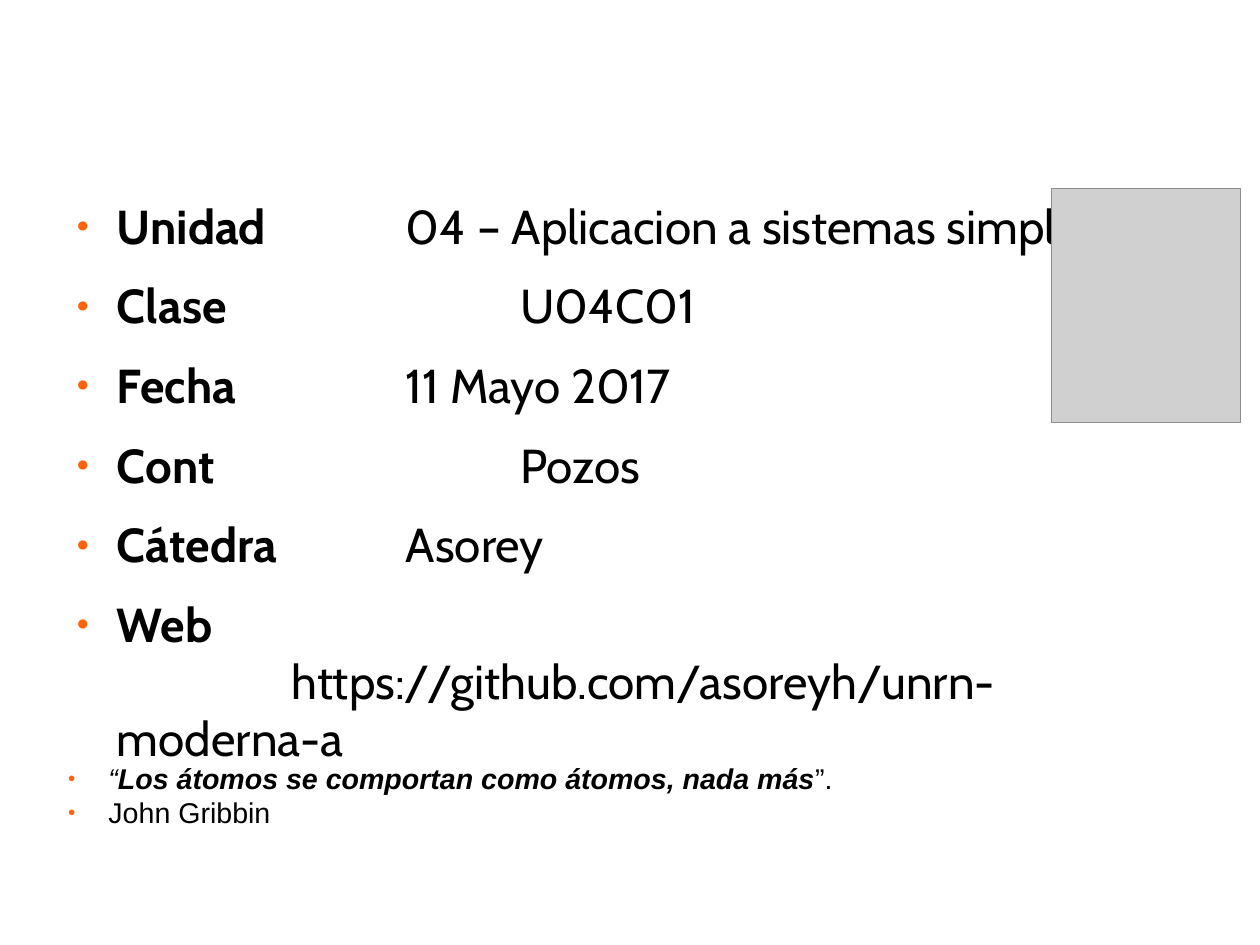
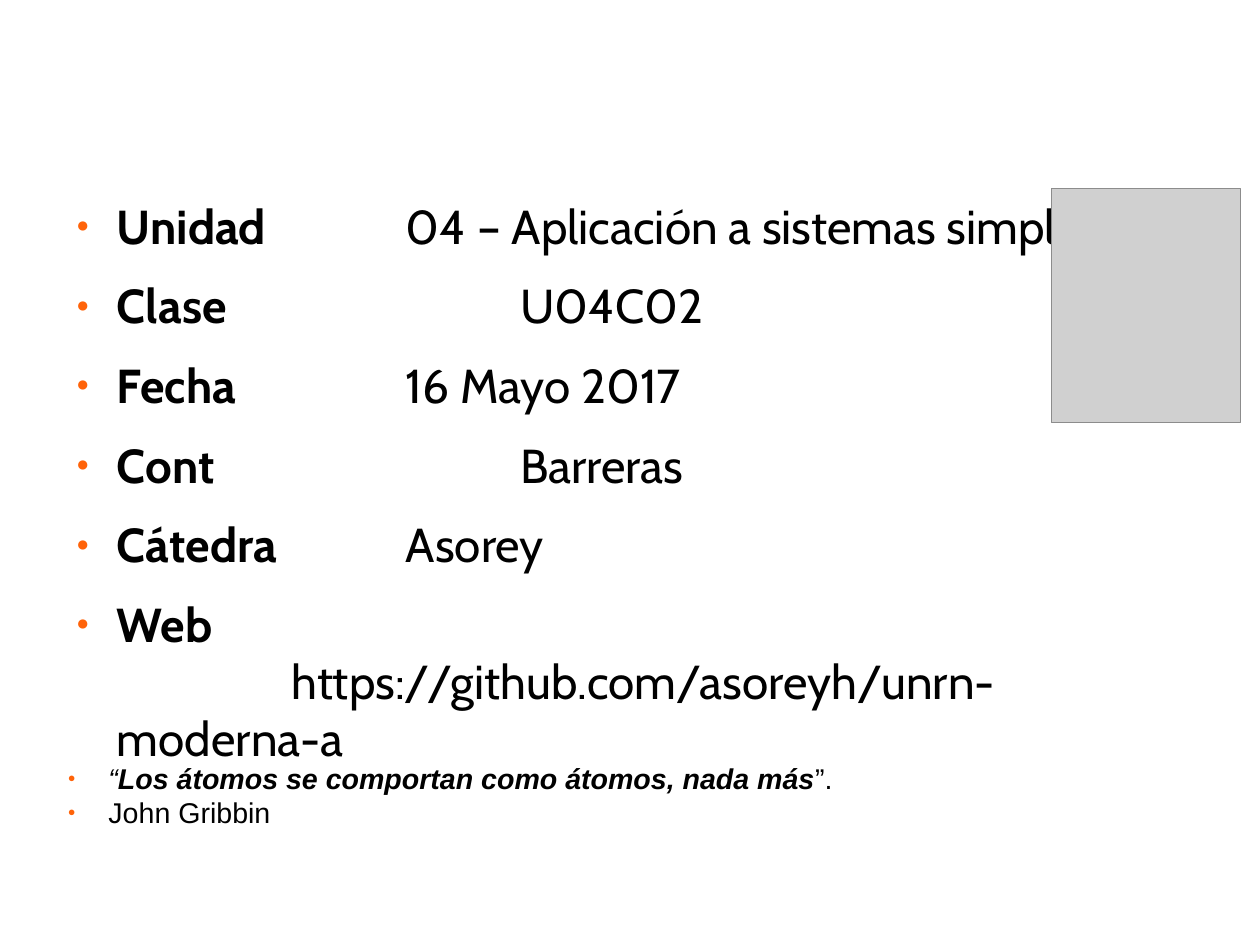
Before and after one commit to asoreyh/unrn-moderna-a, a slide deck: slide 1 of clases/moderna-a-2017-U04C02-1605-barreras.odp. Drawn at 1260x945 pixels with LibreOffice and Linux fonts; fonts in the diff are those of the drawing; grey boxes stand for pictures; background and template pictures are left out. Boxes give left, top, right and bottom in pixels: in the first picture for what was removed or moved away, otherwise in the second. Text is boxed around its words. In the diff, an @@ line names an element or a change of style, - is before the commit and + after.

```diff
--- a/clases/moderna-a-2017-U04C02-1605-barreras.odp
+++ b/clases/moderna-a-2017-U04C02-1605-barreras.odp
@@ text at bbox=[117, 203, 1100, 484]: text changed @@
-● Unidad 04 – Aplicacion a sistemas simples
-● Clase U04C01
-● Fecha 11 Mayo 2017
-● Cont Pozos
+● Unidad 04 – Aplicación a sistemas simples
+● Clase U04C02
+● Fecha 16 Mayo 2017
+● Cont Barreras
```
Also in this commit, not shown: 24 other slides changed, 2 other files.
